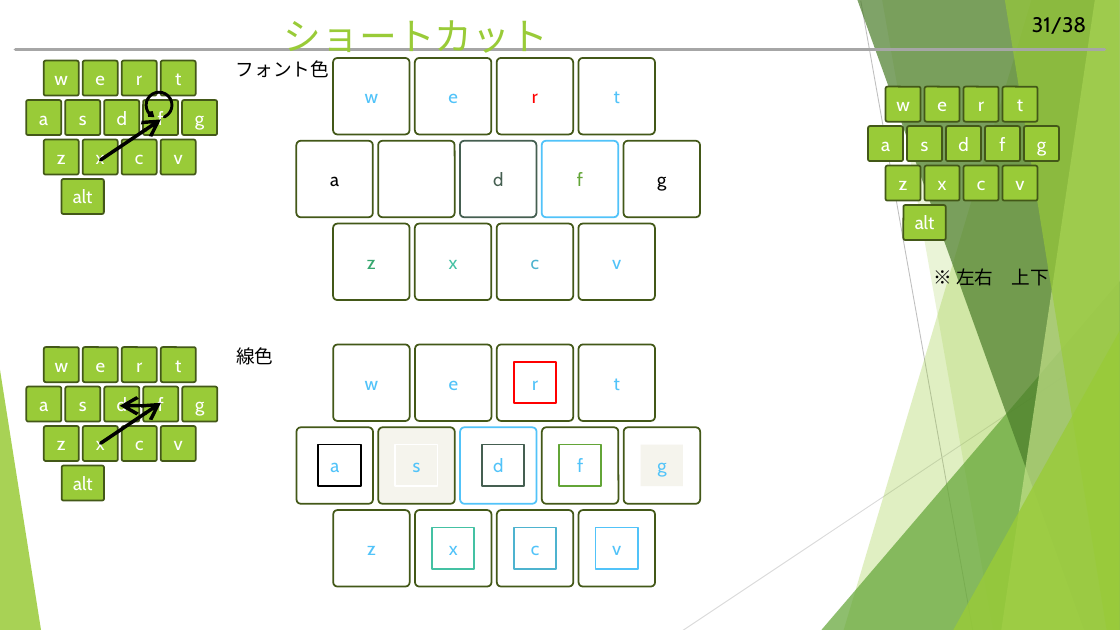
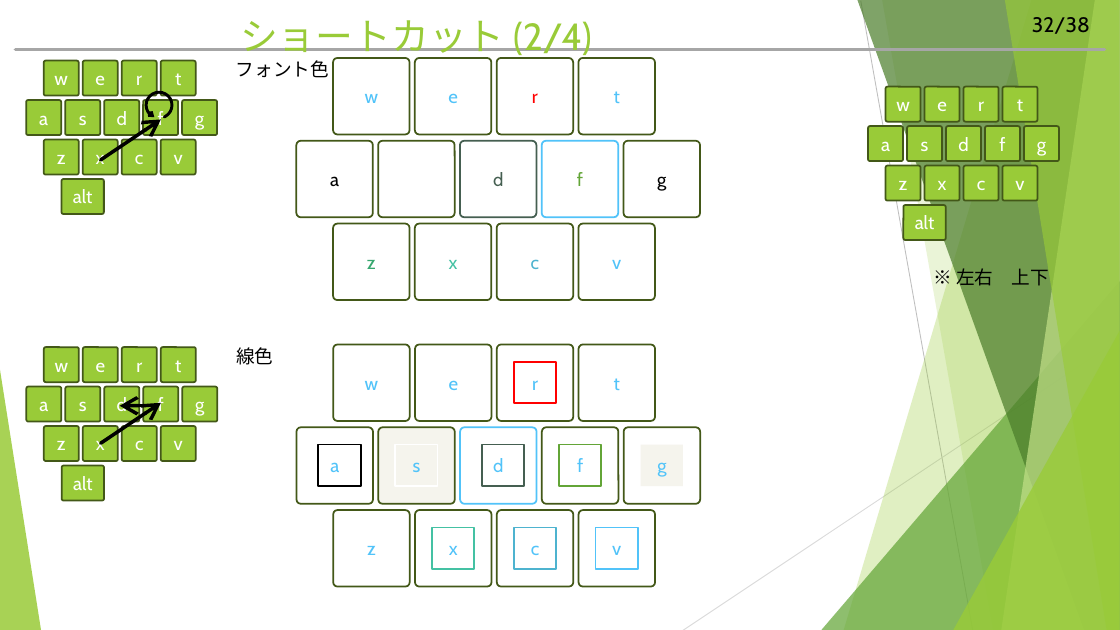
Before and after one commit to hitsuji-ga-u/pawapo, a slide deck: slide 33 of slide/customUI_debug.pptm (slide 32 before the commit). Drawn at 1120x630 pixels with LibreOffice and Linux fonts; fonts in the diff are those of the drawing. Boxes give left, top, right and bottom in pixels: in the first picture for what was removed or moved away, otherwise in the second. Text is boxed around its words. In the diff, an @@ line names an element or a change of style, - is before the commit and + after.

```diff
--- a/slide/customUI_debug.pptm
+++ b/slide/customUI_debug.pptm
@@ title at box(240, 20, 592, 60): text changed @@
-ショートカット
+ショートカット (2/4)
@@ page number at box(1032, 17, 1090, 34): text changed @@
-31/38
+32/38
```
Also in this commit, not shown: 6 other slides changed, 4 slides added, 3 slides removed, 4 other files.
